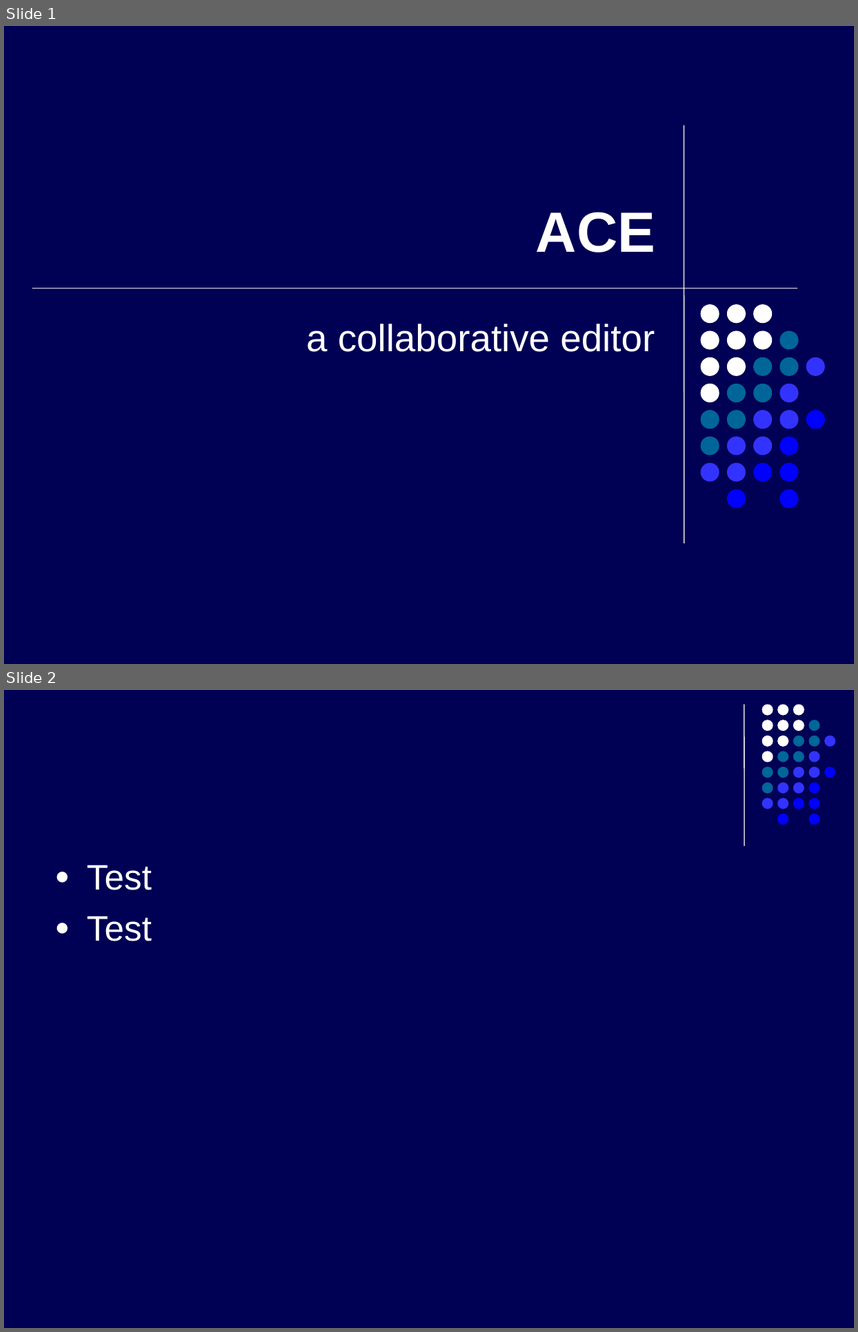
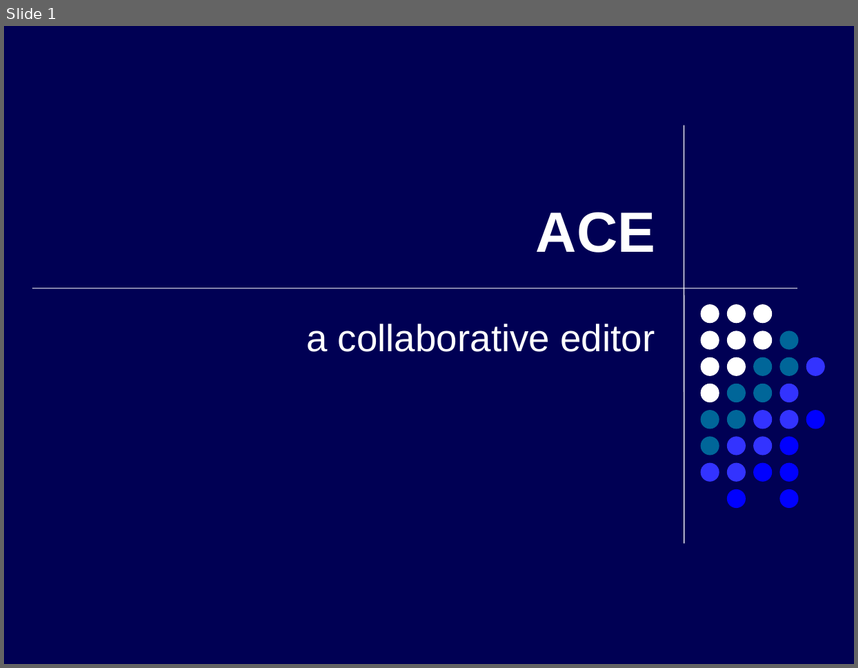
Before and after one commit to kyanha/ace, a slide deck: ace/trunk/doc/presentation/presentation.ppt. Shown one above the other, each under a label of ours: slides 1 and 2 before the commit, slide 1 after it. The pictures are 858x1332 and 858x668 pixels, drawn with LibreOffice and Linux fonts; fonts in the diff are those of the drawing. Boxes give left, top, right and bottom in pixels: in the first picture for what was removed or moved away, otherwise in the second. Text is boxed around its words. In the diff, an @@ line names an element or a change of style, - is before the commit and + after.

```diff
--- a/ace/trunk/doc/presentation/presentation.ppt
+++ b/ace/trunk/doc/presentation/presentation.ppt
@@ slide 2 removed at [4, 690, 854, 1328], background #000054 @@
@@ line removed from (744, 704) to (744, 845) @@
@@ group removed at [762, 704, 835, 825]: 31 ellipses @@
@@ text removed at [87, 865, 152, 941] @@
-● Test
-● Test
```
Also in this commit, not shown: 4 slides added.
